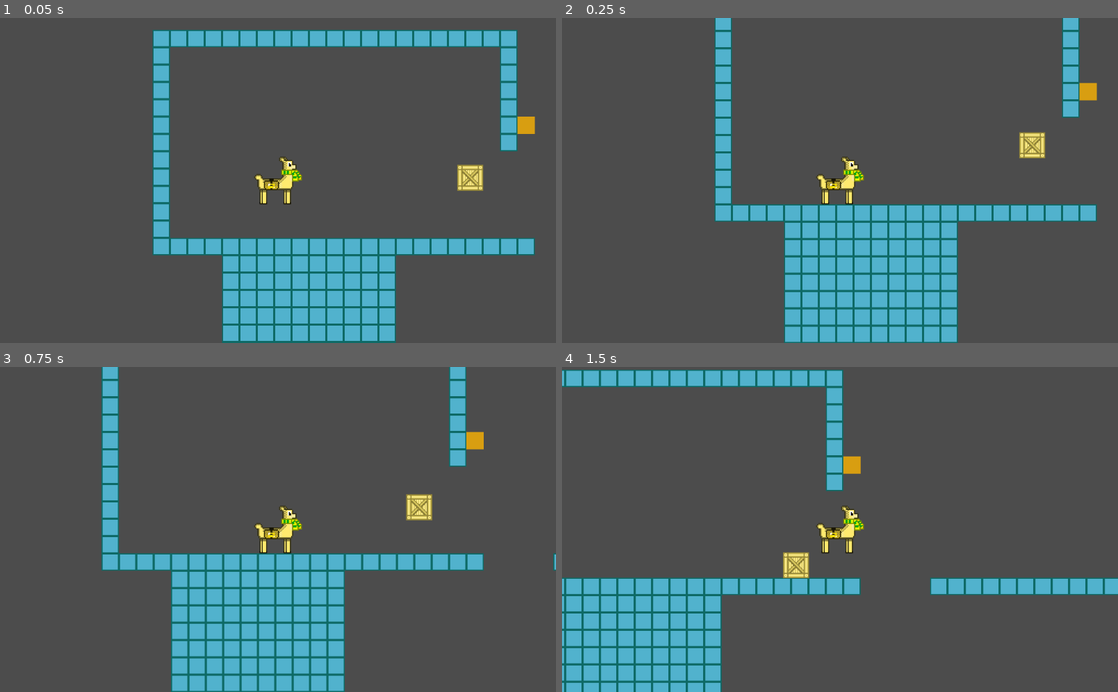
Above: before the commit, frames 1-4 (two rows, left to right).
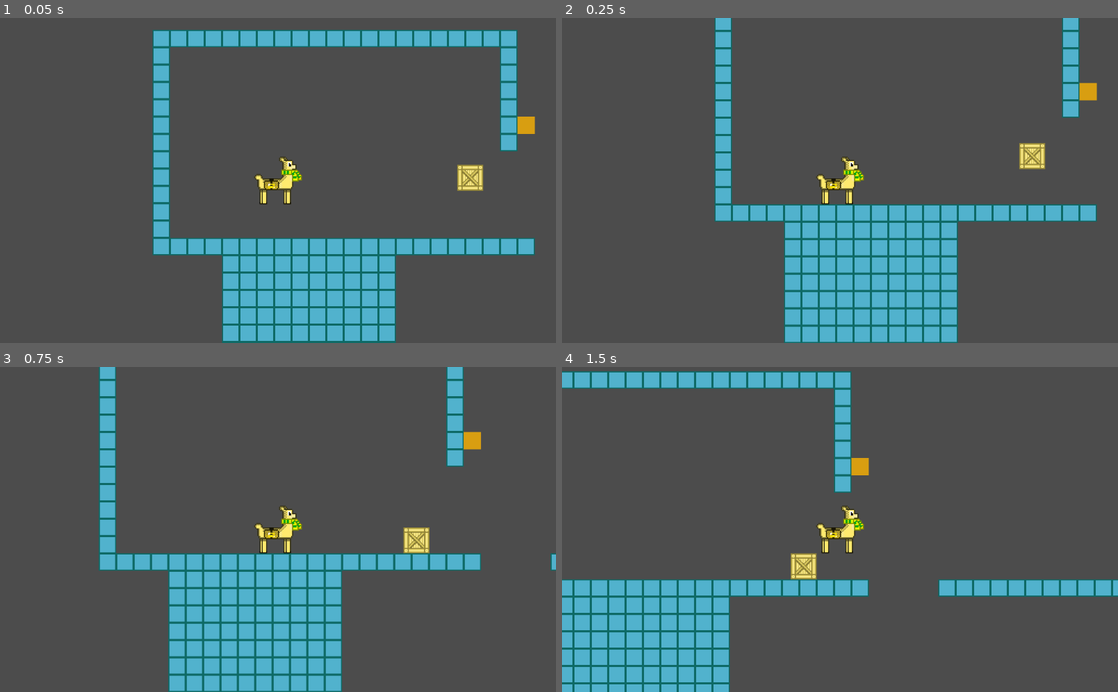
Above: after the commit, the same moments.

Repository: LeoDog896/Llama-Zips
Game: Godot game, scene res://Templates/LevelTemplate.tscn
Two runs of this game, one before a commit and one after it. Both use one fixed random seed, a clock stepped at 60 frames per second and the inputs below.
Inputs:
- Up to frame 1 (0.05 s): no input
- Up to frame 2 (0.25 s): no input
- Up to frame 3 (0.75 s): tap Enter at 0.5 s; hold Right (ui_right) from 0.53 s (still down)
- Up to frame 4 (1.5 s): keep holding Right (ui_right); tap Up (ui_up) at 0.77 s

Frame 1 is identical in both runs. In frame 2, 0.4% of the frame differs, in the area x 82-87%, y 35-47%; in frame 3, 6.7%; in frame 4, 8.9%, in the area x 0-100%, y 0-100%.

Commit message:
Crate gravity changes

Diff:
--- a/Templates/LevelTemplate.tscn
+++ b/Templates/LevelTemplate.tscn
@@ -65,3 +65,4 @@
 
 [node name="Crate" parent="." instance=ExtResource( 4 )]
 position = Vector2( 585.879, 48.4156 )
+gravity_scale = 8.0
--- a/Utils/Player.tscn
+++ b/Utils/Player.tscn
@@ -3,8 +3,8 @@
 [ext_resource path="res://Utils/Scripts/Player.gd" type="Script" id=1]
 [ext_resource path="res://Walking_llama.png" type="Texture" id=2]
 
-[sub_resource type="RectangleShape2D" id=1]
-extents = Vector2( 22, 22.03 )
+[sub_resource type="RectangleShape2D" id=6]
+extents = Vector2( 22, 22 )
 
 [sub_resource type="AtlasTexture" id=2]
 atlas = ExtResource( 2 )
@@ -37,7 +37,7 @@
 script = ExtResource( 1 )
 
 [node name="CollisionShape2D" type="CollisionShape2D" parent="."]
-shape = SubResource( 1 )
+shape = SubResource( 6 )
 
 [node name="Camera2D" type="Camera2D" parent="."]
 current = true
